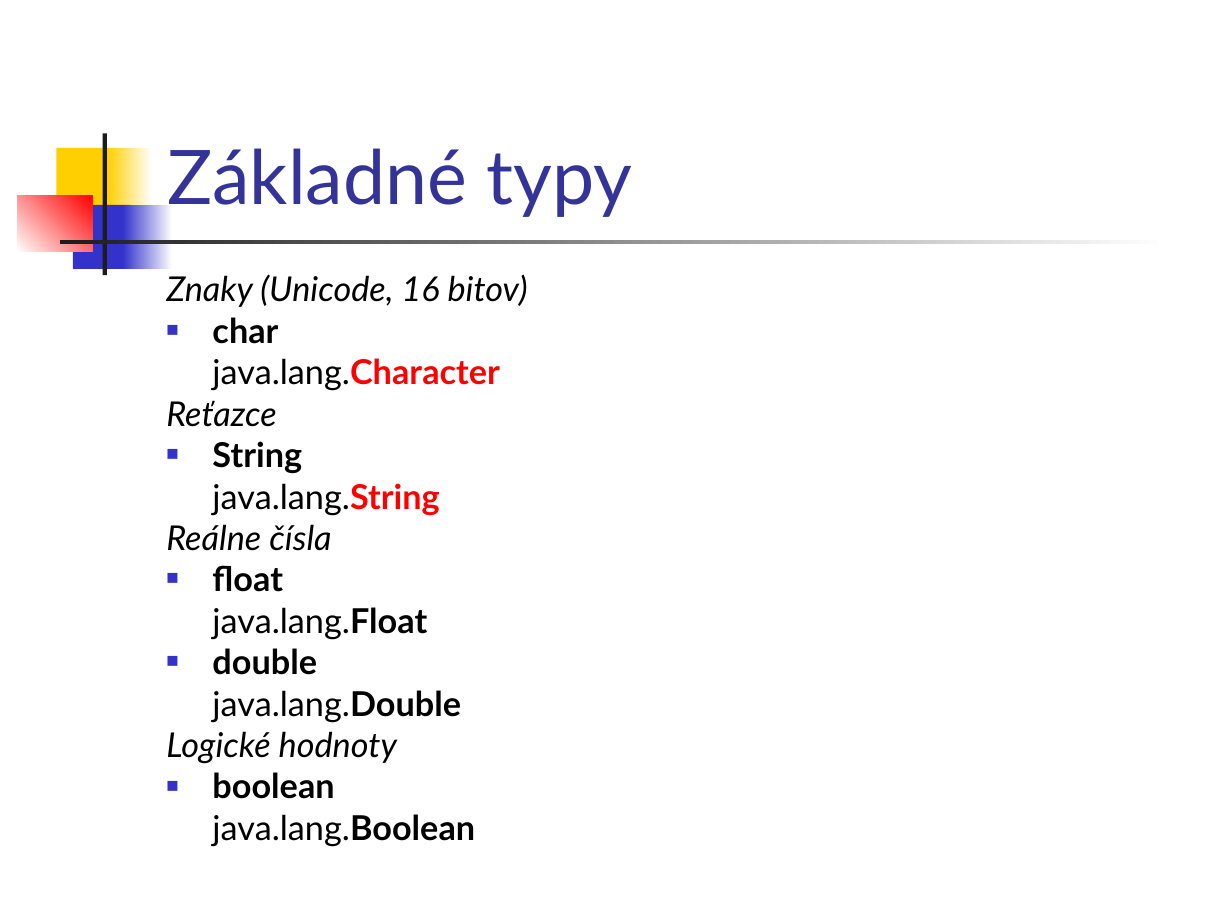
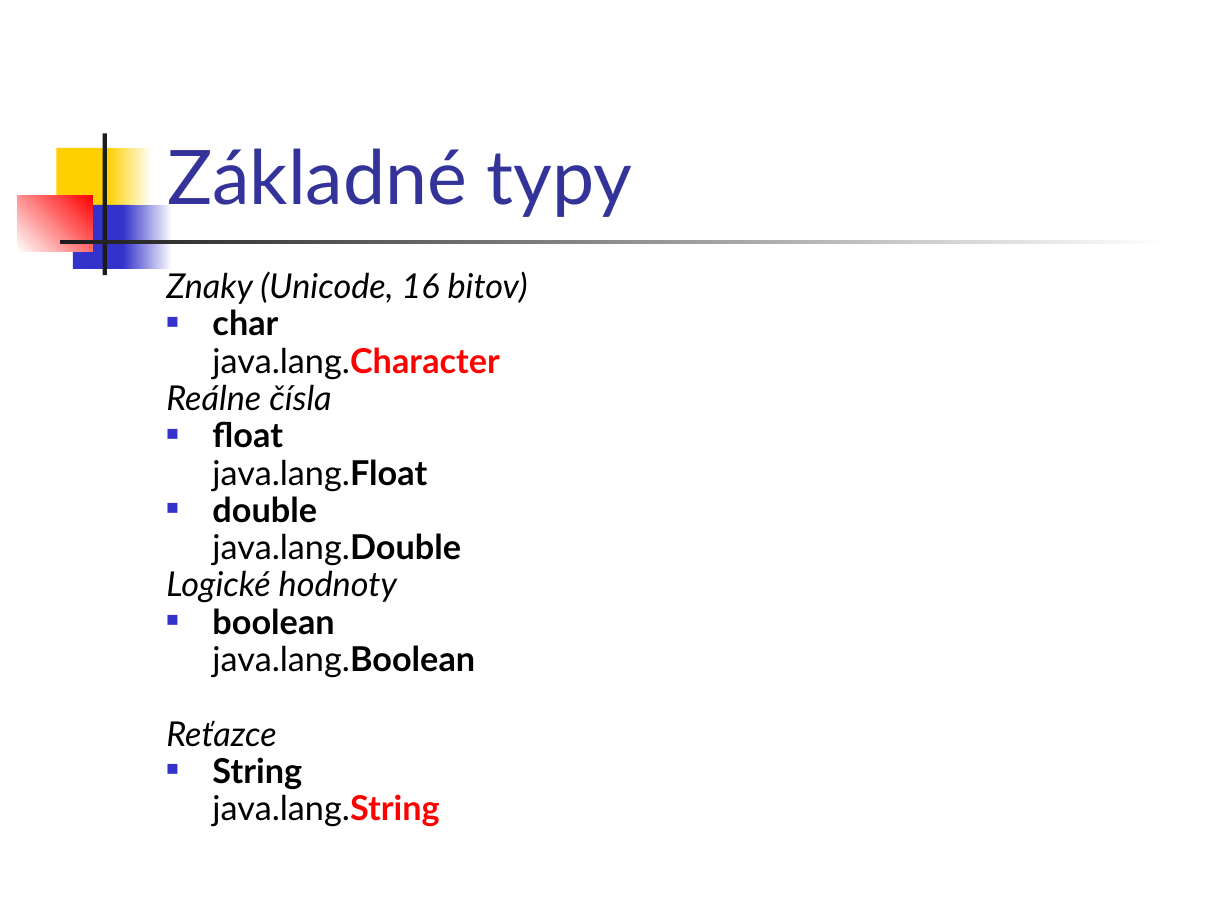
Before and after one commit to Programovanie4/Prednasky, a slide deck: slide 14 of 01/01_java.ppt (slide 27 before the commit). Drawn at 1232x924 pixels with LibreOffice and Linux fonts; fonts in the diff are those of the drawing. Boxes give left, top, right and bottom in pixels: in the first picture for what was removed or moved away, otherwise in the second. Text is boxed around its words. In the diff, an @@ line names an element or a change of style, - is before the commit and + after.

```diff
--- a/01/01_java.ppt
+++ b/01/01_java.ppt
@@ text at <box>166,271,528,678</box>: line spacing 0.8 to 0.7 @@
@@ text at <box>166,400,439,515</box>: paragraphs removed @@
-Reťazce
-■ String
-java.lang.String
@@ text at <box>166,720,439,827</box>: paragraphs added @@
+Reťazce
+■ String
+java.lang.String
```
Also in this commit, not shown: 8 other slides changed, 9 slides added, 16 slides removed, 2 other files.
